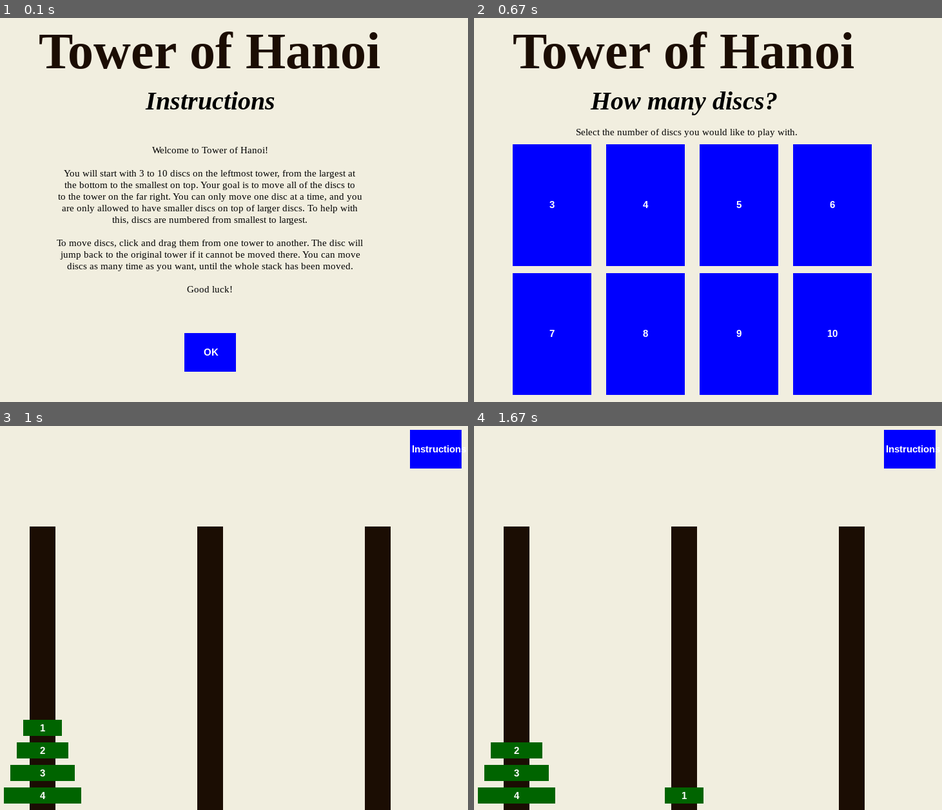
Above: before the commit, frames 1-4 (two rows, left to right).
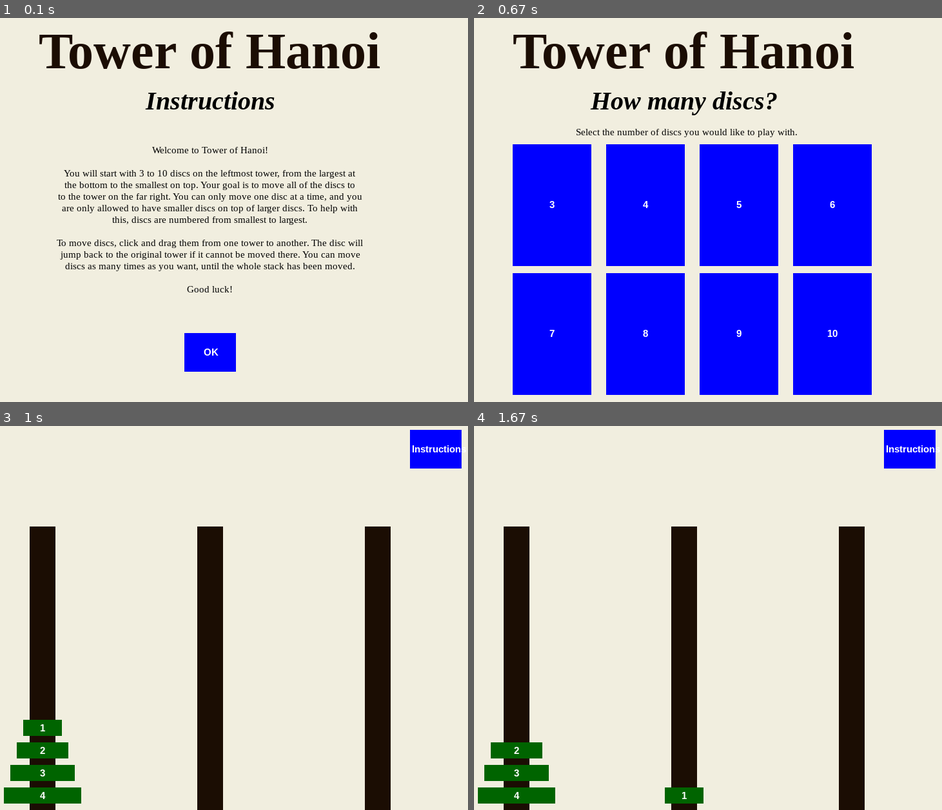
Above: after the commit, the same moments.

Repository: cam-rod/Tower-Of-Hanoi
Game: pygame game, started from tower-of-hanoi.py
Two runs of this game, one before a commit and one after it. Both use one fixed random seed, a clock stepped at 60 frames per second and the inputs below. The source is Python 2; it was converted automatically to run under Python 3.
Inputs (mouse positions are in pixels of both pictures, inside the frame that each line leads up to):
- Up to frame 1 (0.1 s): no input
- Up to frame 2 (0.67 s): press the mouse at (684, 352) at 0.37 s; move the mouse to (605, 252) at 0.47 s; release the mouse at (525, 152) at 0.6 s
- Up to frame 3 (1 s): press the mouse at (173, 614) at 0.7 s; move the mouse to (93, 618) at 0.8 s; release the mouse at (18, 625) at 0.93 s
- Up to frame 4 (1.67 s): press the mouse at (516, 729) at 1.17 s; move the mouse to (609, 737) at 1.27 s; release the mouse at (703, 744) at 1.4 s

The runs differ from the first frame. In frame 1, 0.6% of the frame differs, in the area x 13-76%, y 63-66%; in frame 2, nothing differs; in frame 3, nothing differs; in frame 4, nothing differs.

Commit message:
fixed spelling

Diff:
--- a/tower-of-hanoi.py
+++ b/tower-of-hanoi.py
@@ -86,7 +86,7 @@
     ins_list.append(text_font.render('', True, (0,0,0)))
     ins_list.append(text_font.render('To move discs, click and drag them from one tower to another. The disc will', True, (0,0,0)))
     ins_list.append(text_font.render('jump back to the original tower if it cannot be moved there. You can move', True, (0,0,0)))
-    ins_list.append(text_font.render('discs as many time as you want, until the whole stack has been moved.', True, (0,0,0)))
+    ins_list.append(text_font.render('discs as many times as you want, until the whole stack has been moved.', True, (0,0,0)))
     ins_list.append(text_font.render('', True, (0,0,0)))
     ins_list.append(text_font.render('Good luck!', True, (0,0,0)))
 
